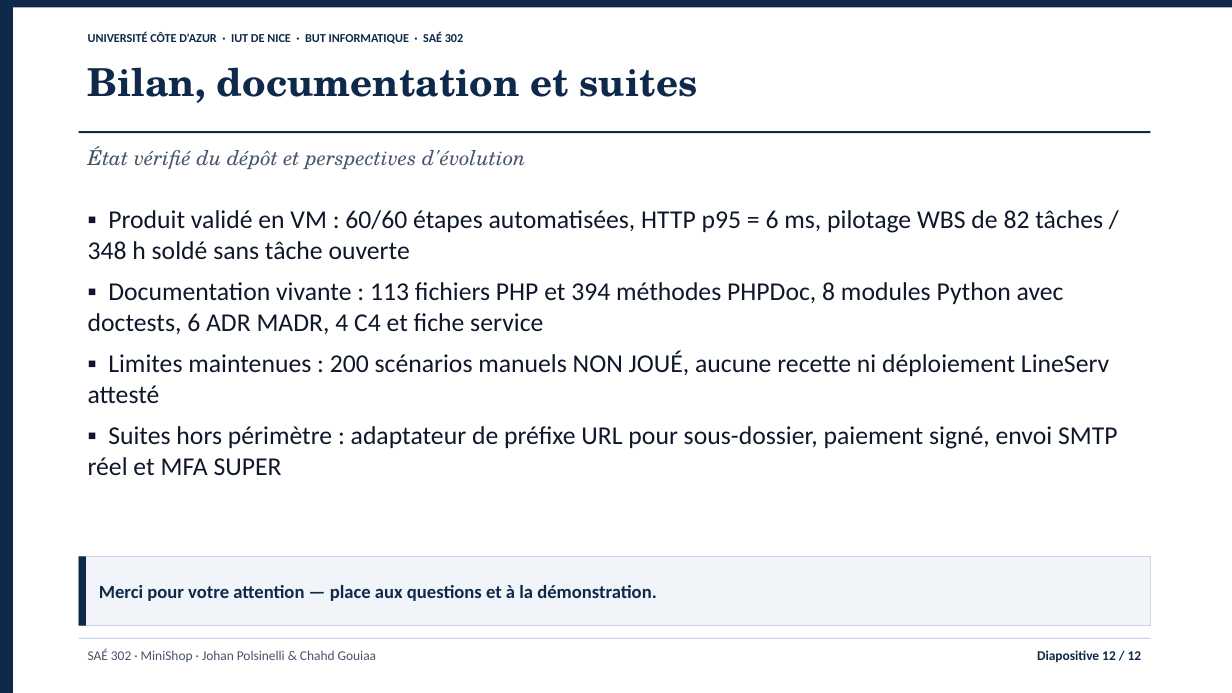
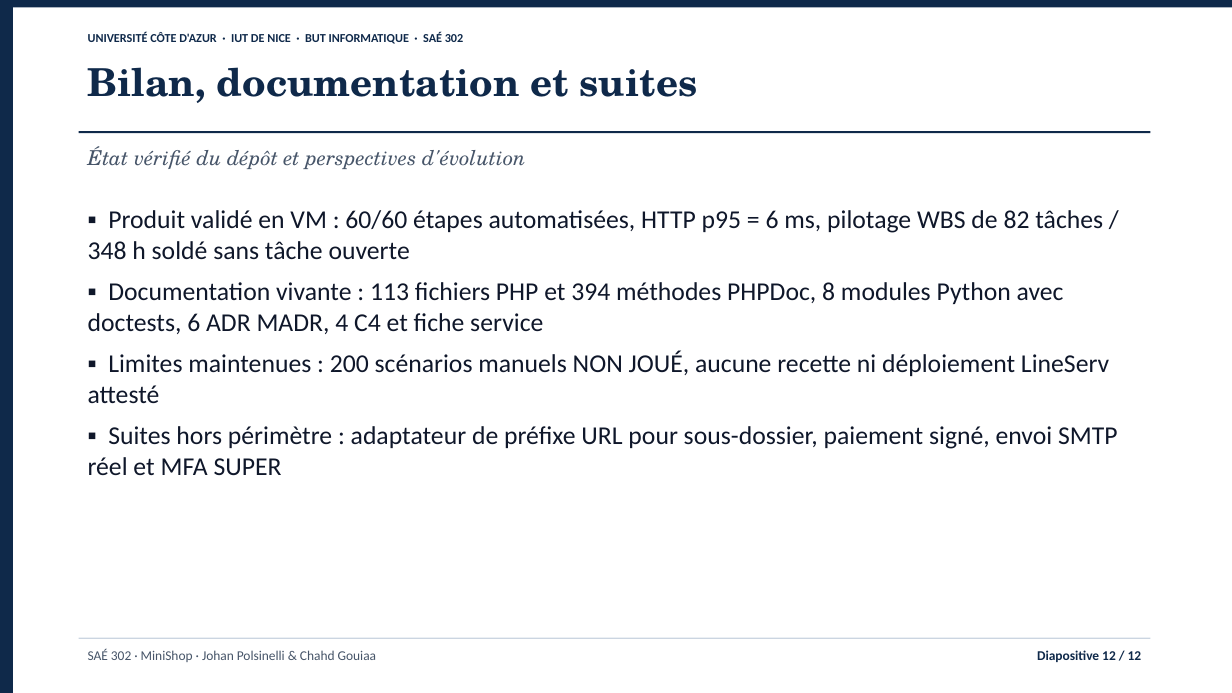
Before and after one commit to jojo8356/SAE-302, a slide deck: slide 12 of livrables/minishop-soutenance.pptx. Drawn at 1232x693 pixels with LibreOffice and Linux fonts; fonts in the diff are those of the drawing. Boxes give left, top, right and bottom in pixels: in the first picture for what was removed or moved away, otherwise in the second. Text is boxed around its words. In the diff, an @@ line names an element or a change of style, - is before the commit and + after.

```diff
--- a/livrables/minishop-soutenance.pptx
+++ b/livrables/minishop-soutenance.pptx
@@ rectangle removed at <box>79,556,1151,626</box> @@
-Merci pour votre attention — place aux questions et à la démonstration.
@@ rectangle removed at <box>79,556,86,626</box> @@
```
Also in this commit, not shown: 10 other slides changed, 4 other files.
